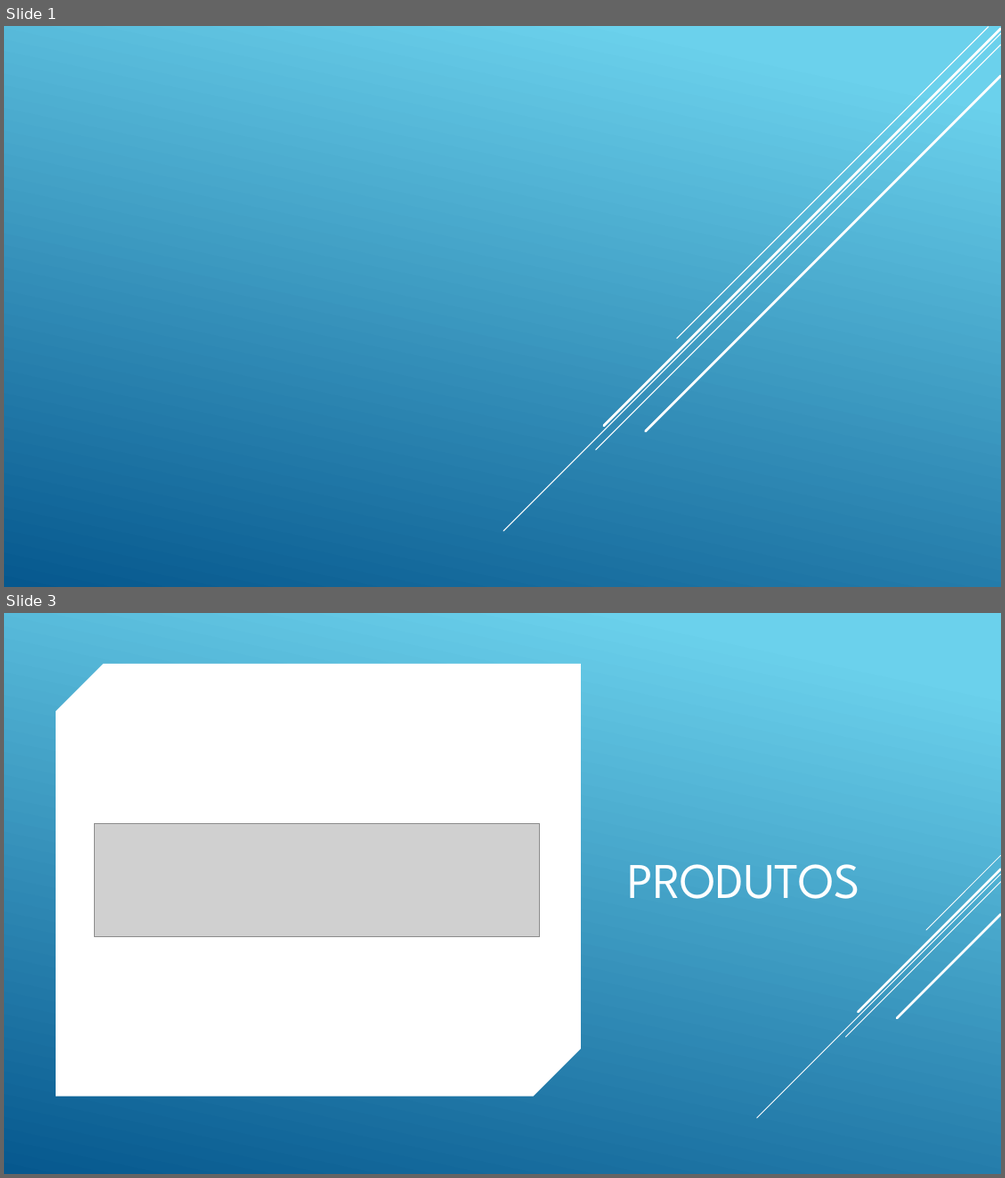
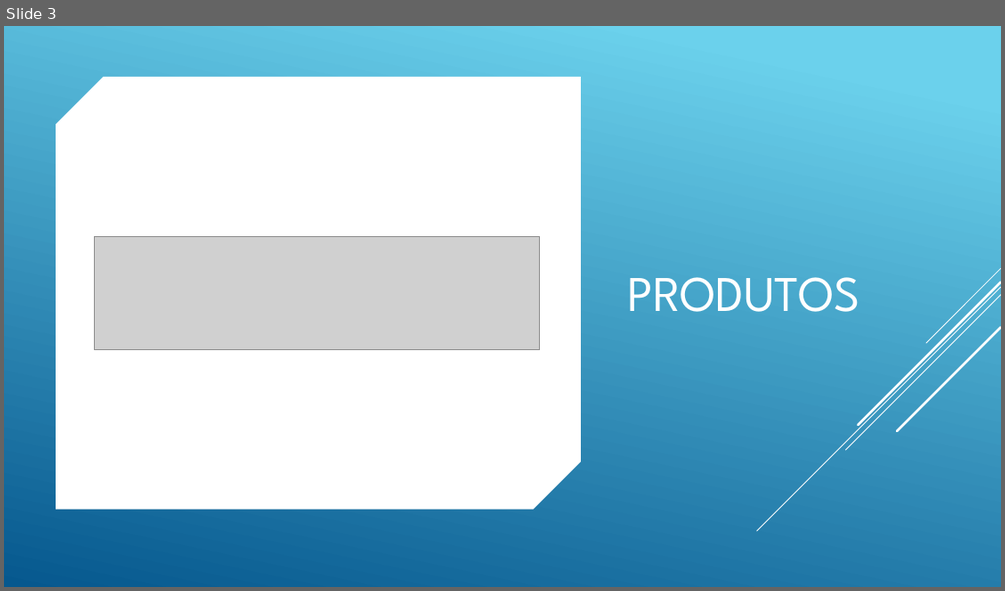
Before and after one commit to andreneves/BDII, a slide deck: BDIIA03.pptx. Shown one above the other, each under a label of ours: slides 1 and 3 before the commit, slide 3 after it; the slides between them are not shown. The pictures are 1005x1178 and 1005x591 pixels, drawn with LibreOffice and Linux fonts; fonts in the diff are those of the drawing; grey boxes stand for pictures. Boxes give left, top, right and bottom in pixels: in the first picture for what was removed or moved away, otherwise in the second. Text is boxed around its words. In the diff, an @@ line names an element or a change of style, - is before the commit and + after.

```diff
--- a/BDIIA03.pptx
+++ b/BDIIA03.pptx
@@ slide 1 removed at box(4, 26, 1001, 587), background gradient #6ED2EB to #06588E @@
@@ line removed from (1001, 33) to (503, 531) @@
@@ line removed from (1001, 45) to (596, 450) @@
@@ line removed from (1001, 29) to (604, 426) @@
@@ line removed from (988, 27) to (677, 338) @@
@@ line removed from (1001, 76) to (646, 431) @@
```
Also in this commit, not shown: 1 slide added, 3 other files.
